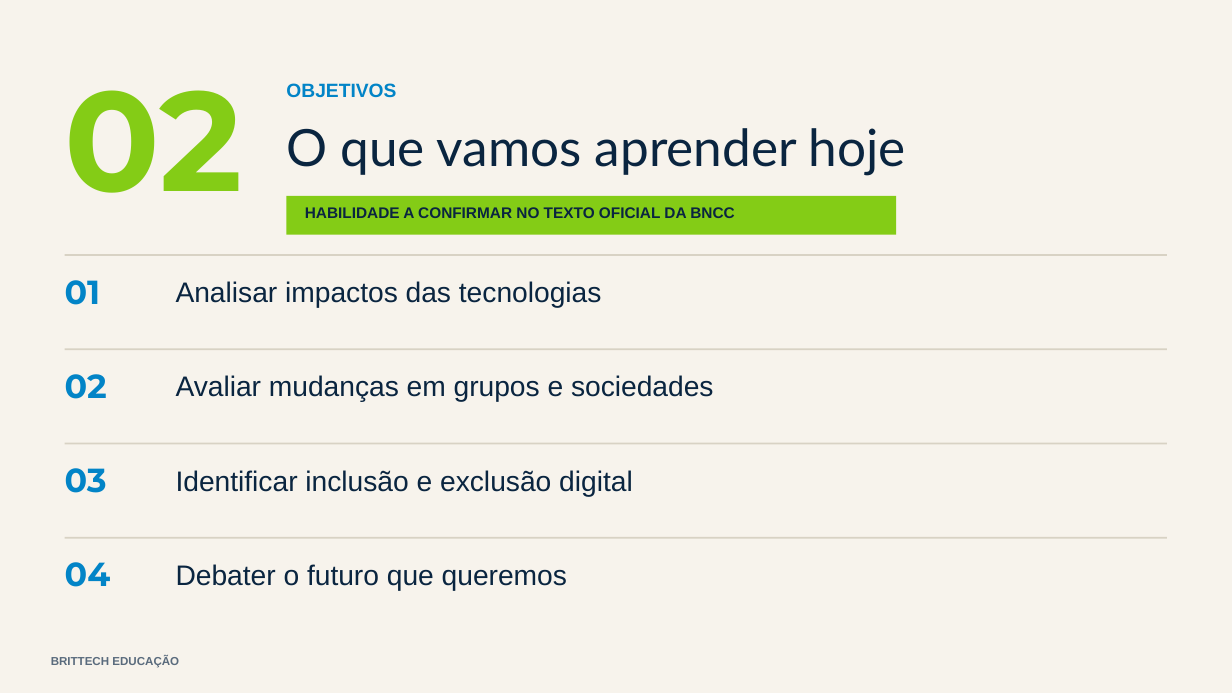
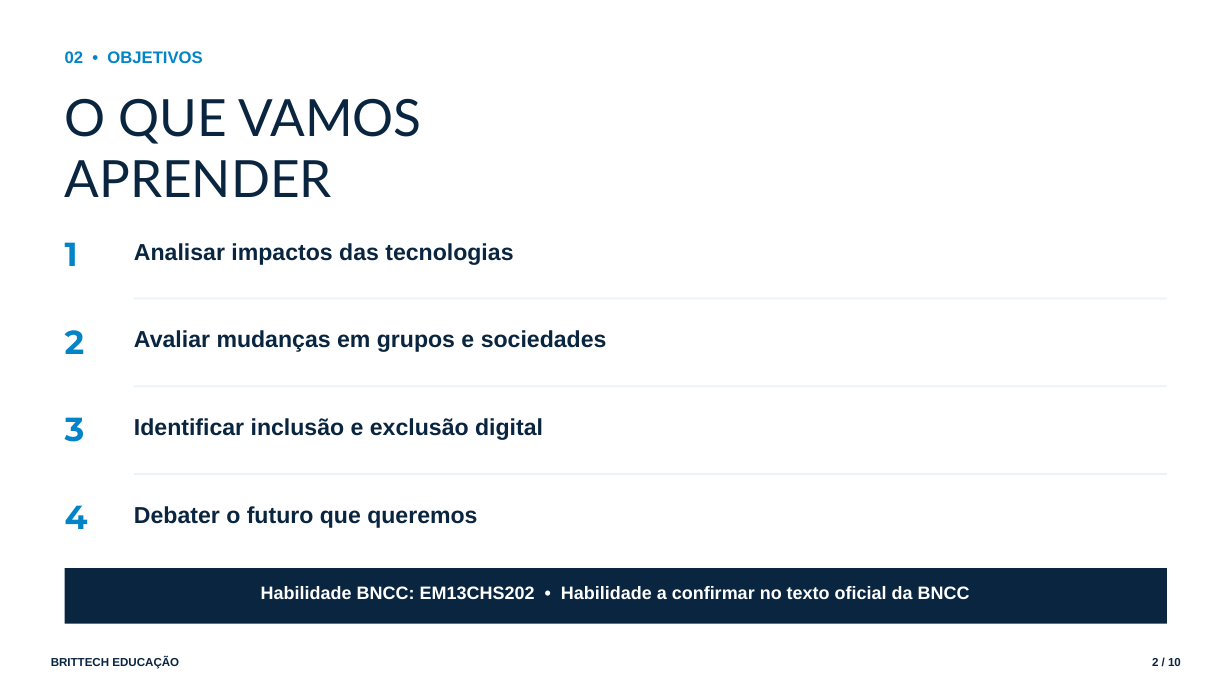
Before and after one commit to thiagollipe-web/brittech-educacao-aulas, a slide deck: slide 2 of ensino-medio/sociologia-1serie-tecnologia-sociedade.pptx. Drawn at 1232x693 pixels with LibreOffice and Linux fonts; fonts in the diff are those of the drawing. Boxes give left, top, right and bottom in pixels: in the first picture for what was removed or moved away, otherwise in the second. Text is boxed around its words. In the diff, an @@ line names an element or a change of style, - is before the commit and + after.

```diff
--- a/ensino-medio/sociologia-1serie-tecnologia-sociedade.pptx
+++ b/ensino-medio/sociologia-1serie-tecnologia-sociedade.pptx
@@ rectangle removed at bbox=[0, 0, 1232, 693] @@
@@ text at bbox=[65, 51, 202, 63]: text changed; size 110 to 13 pt; font Montserrat to Arial; text colour #84CC16 to #0284C7 @@
-02
+02 • OBJETIVOS
@@ text removed at bbox=[286, 83, 396, 98] @@
-OBJETIVOS
@@ text at bbox=[65, 98, 421, 197]: text changed @@
-O que vamos aprender hoje
+O QUE VAMOS
+APRENDER
@@ rectangle removed at bbox=[287, 196, 897, 235] @@
@@ text "Analisar impactos das tecnologias": place and size @@
-text "Analisar impactos das tecnologias" at bbox=[176, 281, 602, 308]
+text "Analisar impactos das tecnologias" at bbox=[134, 243, 513, 265]
@@ text added at bbox=[65, 242, 78, 266], 26 pt, text #0284C7, bold @@
+1
@@ text removed at bbox=[65, 280, 101, 305] @@
-01
@@ fill #D8D2C4 to #EAF3FA in 3 elements at bbox=[134, 473, 1167, 475], bbox=[134, 385, 1167, 387], bbox=[134, 298, 1167, 299] @@
@@ rectangle: place and size @@
-rectangle at bbox=[65, 254, 1167, 256]
+rectangle at bbox=[134, 298, 1167, 299]
@@ text "Avaliar mudanças em grupos e ...": place and size @@
-text "Avaliar mudanças em grupos e ..." at bbox=[176, 375, 714, 402]
+text "Avaliar mudanças em grupos e ..." at bbox=[134, 330, 607, 352]
@@ text added at bbox=[65, 330, 85, 354], 26 pt, text #0284C7, bold @@
+2
@@ text removed at bbox=[65, 374, 107, 399] @@
-02
@@ rectangle: place and size @@
-rectangle at bbox=[65, 348, 1167, 350]
+rectangle at bbox=[134, 385, 1167, 387]
@@ text added at bbox=[65, 417, 85, 442], 26 pt, text #0284C7, bold @@
+3
@@ text "Identificar inclusão e exclusão digital": place and size @@
-text "Identificar inclusão e exclusão digital" at bbox=[176, 470, 633, 497]
+text "Identificar inclusão e exclusão digital" at bbox=[134, 418, 543, 440]
@@ text removed at bbox=[65, 468, 107, 493] @@
-03
@@ rectangle: place and size @@
-rectangle at bbox=[65, 443, 1167, 445]
+rectangle at bbox=[134, 473, 1167, 475]
@@ text added at bbox=[65, 505, 88, 529], 26 pt, text #0284C7, bold @@
+4
@@ size 22 to 18 pt, bold on; line spacing 1 to 1.05; less space between paragraphs in 4 elements at bbox=[134, 243, 513, 265], bbox=[134, 330, 607, 352], bbox=[134, 418, 543, 440], bbox=[134, 506, 477, 528] @@
@@ text "Debater o futuro que queremos": place and size @@
-text "Debater o futuro que queremos" at bbox=[176, 564, 567, 591]
+text "Debater o futuro que queremos" at bbox=[134, 506, 477, 528]
@@ rectangle: place and size @@
-rectangle at bbox=[65, 537, 1167, 539]
+rectangle at bbox=[65, 568, 1167, 624]
@@ rectangle at bbox=[65, 568, 1167, 624]: fill #D8D2C4 to #0A2540 @@
@@ text removed at bbox=[65, 562, 111, 587] @@
-04
@@ text at bbox=[261, 586, 970, 600]: text changed; size 12 to 14 pt; text colour #0A2540 to #FFFFFF @@
-HABILIDADE A CONFIRMAR NO TEXTO OFICIAL DA BNCC
+Habilidade BNCC: EM13CHS202 • Habilidade a confirmar no texto oficial da BNCC
@@ text "BRITTECH EDUCAÇÃO" at bbox=[51, 657, 179, 669]: text colour #5A6B7D to #0A2540; line spacing 1 to 1.05; less space between paragraphs @@
@@ text added at bbox=[1152, 658, 1181, 666], 9 pt, text #0A2540, bold @@
+2 / 10
```
Also in this commit, not shown: 3 other slides changed, 6 slides added, 4 slides removed, 4 other files.
